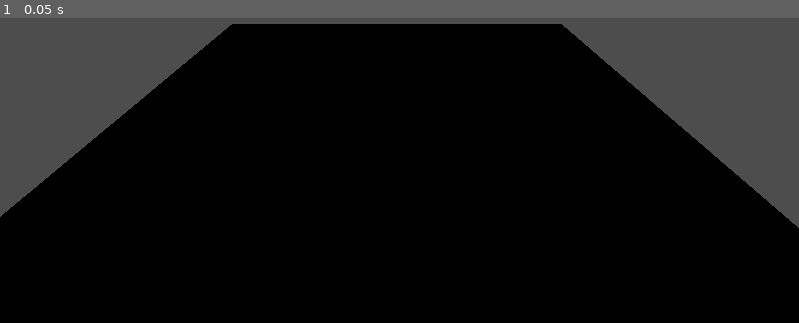
Above: before the commit, frame 1.
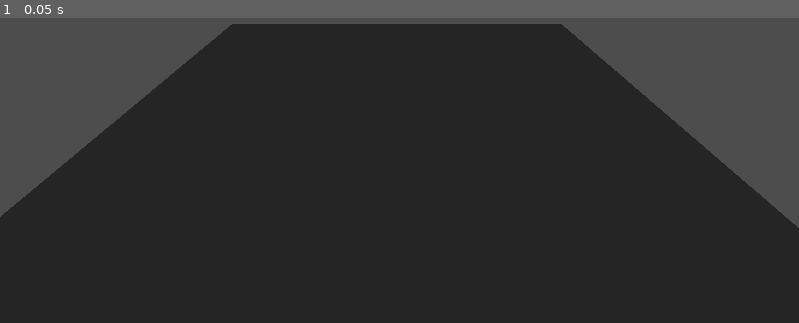
Above: after the commit, the same moment.

Repository: odiegosilva1/The-Crypt-2D
Game: Godot game, scene res://world.tscn
Same seed, same stepped clock (60 frames per second), same inputs: the game is played once before the commit and once after it. The project has no main scene, so this scene is started directly.
Inputs:
- Up to frame 1 (0.05 s): no input

The runs differ from the first frame. In frame 1, 79% of the frame differs, in the area x 0-100%, y 1-100%.

Commit message:
Update world.tscn

Diff:
--- a/novo-projeto-de-jogo/world.tscn
+++ b/novo-projeto-de-jogo/world.tscn
@@ -1,9 +1,11 @@
-[gd_scene load_steps=3 format=3 uid="uid://cb0bfhhl31q5"]
+[gd_scene load_steps=4 format=3 uid="uid://cb0bfhhl31q5"]
 
 [sub_resource type="BoxMesh" id="BoxMesh_8xyap"]
 size = Vector3(20, 1, 20)
 
 [sub_resource type="CapsuleMesh" id="CapsuleMesh_lmb5k"]
+
+[sub_resource type="Environment" id="Environment_0fmq6"]
 
 [node name="world" type="Node3D"]
 
@@ -16,3 +18,6 @@
 [node name="player" type="MeshInstance3D" parent="."]
 transform = Transform3D(1, 0, 0, 0, 1, 0, 0, 0, 1, 0, 2.53266, 0)
 mesh = SubResource("CapsuleMesh_lmb5k")
+
+[node name="WorldEnvironment" type="WorldEnvironment" parent="."]
+environment = SubResource("Environment_0fmq6")
